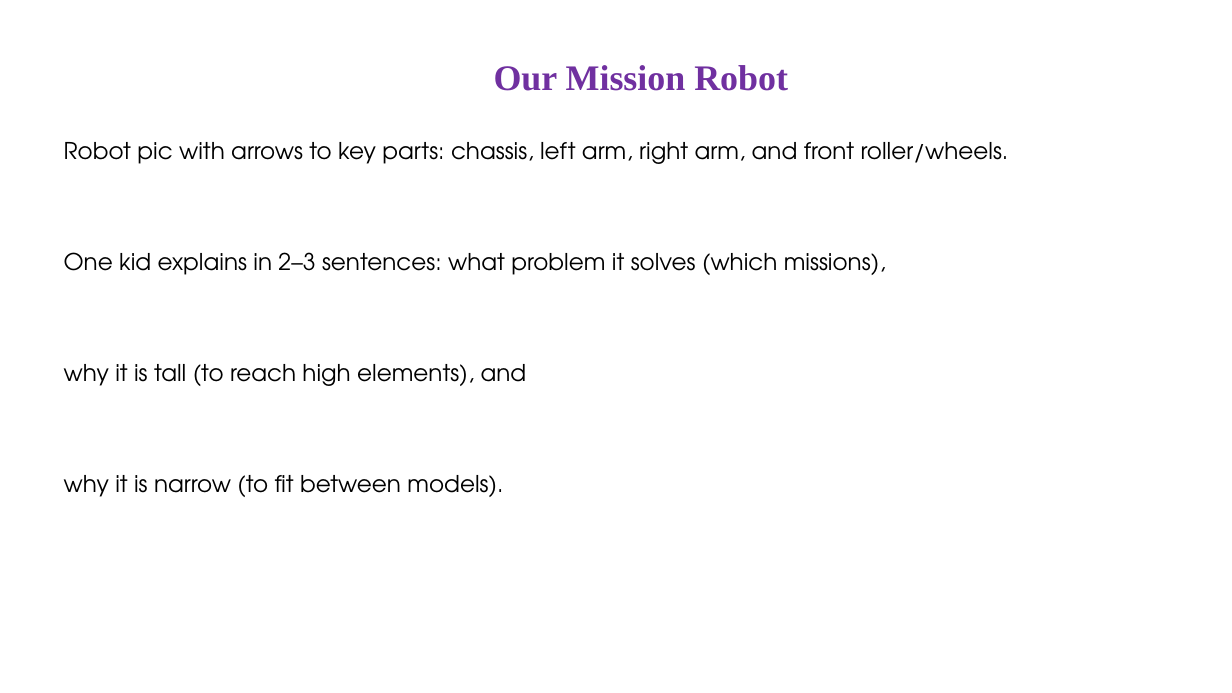
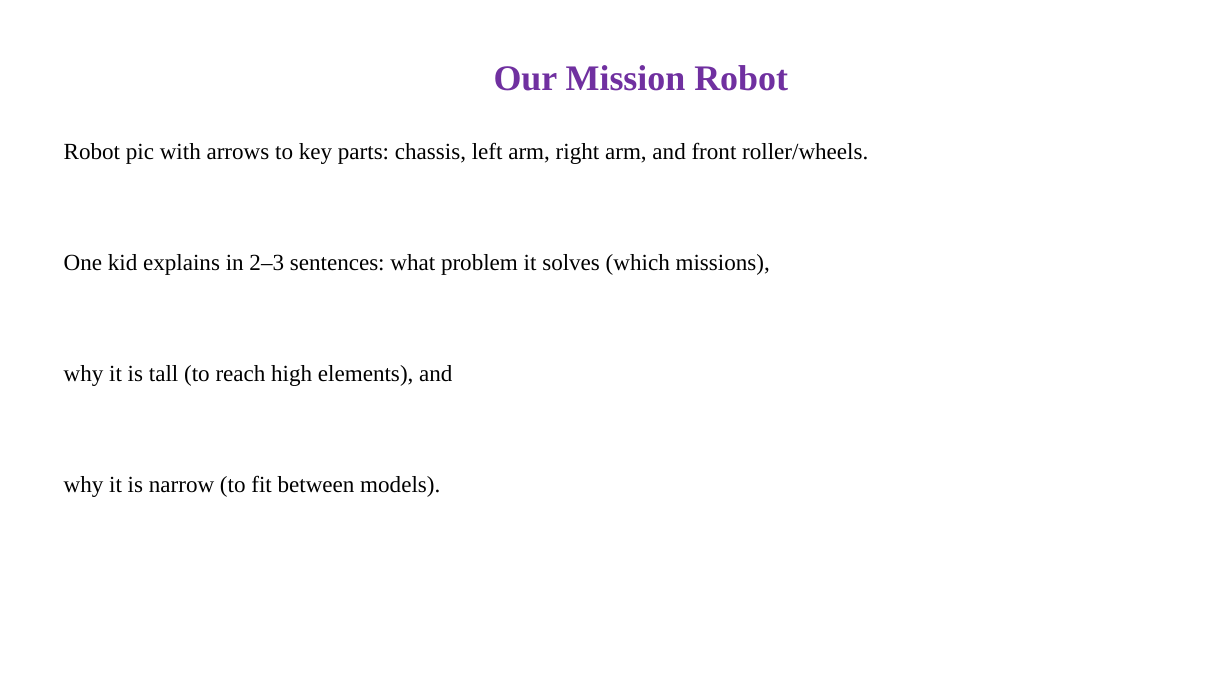
Before and after one commit to rkolavennu/EarthBuilders, a slide deck: slide 2 of Robot Design.pptx. Drawn at 1232x693 pixels with LibreOffice and Linux fonts; fonts in the diff are those of the drawing. Boxes give left, top, right and bottom in pixels: in the first picture for what was removed or moved away, otherwise in the second. Text is boxed around its words. In the diff, an @@ line names an element or a change of style, - is before the commit and + after.

```diff
--- a/Robot Design.pptx
+++ b/Robot Design.pptx
@@ text "Robot pic with arrows to ..." at (x1=64, y1=142, x2=868, y2=497): font TeX Gyre Adventor to Times New Roman @@
```
Also in this commit, not shown: 3 other slides changed, 1 slide added.
